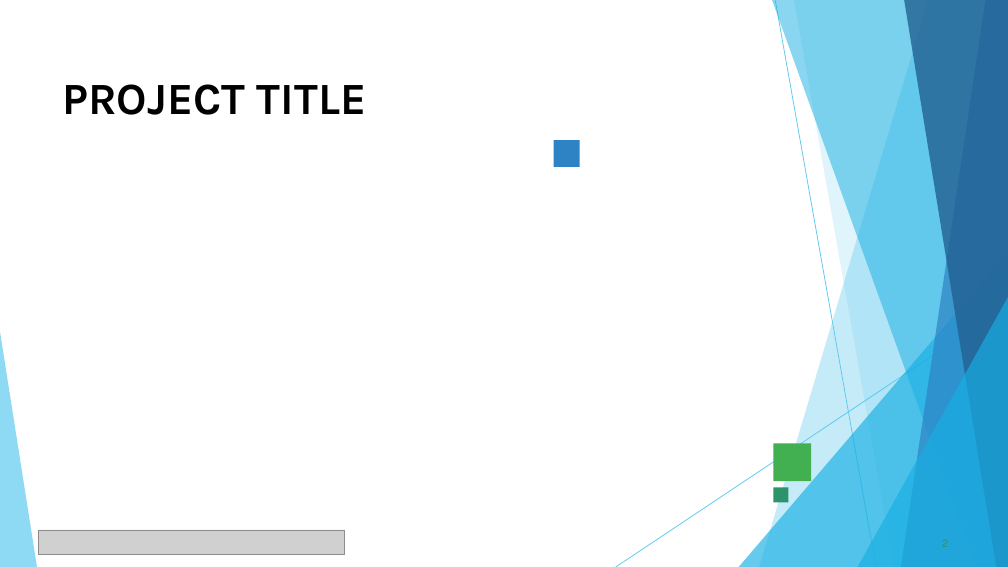
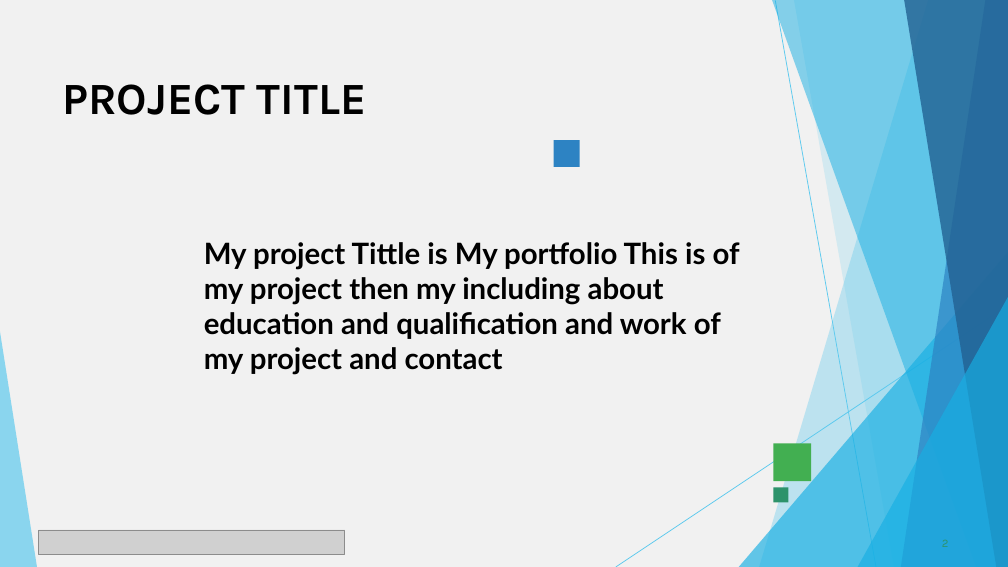
Before and after one commit to reshma225217/TNSDC-FWD-DigitalPortfoli, a slide deck: slide 2 of PPT FWD TNSDC 2025.pptx. Drawn at 1008x567 pixels with LibreOffice and Linux fonts; fonts in the diff are those of the drawing; grey boxes stand for pictures. Boxes give left, top, right and bottom in pixels: in the first picture for what was removed or moved away, otherwise in the second. Text is boxed around its words. In the diff, an @@ line names an element or a change of style, - is before the commit and + after.

```diff
--- a/PPT FWD TNSDC 2025.pptx
+++ b/PPT FWD TNSDC 2025.pptx
@@ freeform shape added at bbox=[0, 0, 1008, 567], fill #F1F1F1 @@
@@ text added at bbox=[204, 242, 740, 375], 28 pt, text #000000, bold @@
+My project Tittle is My portfolio This is of my project then my including about education and qualification and work of my project and contact
```
Also in this commit, not shown: 8 other slides changed, 1 slide added, 1 slide removed.
